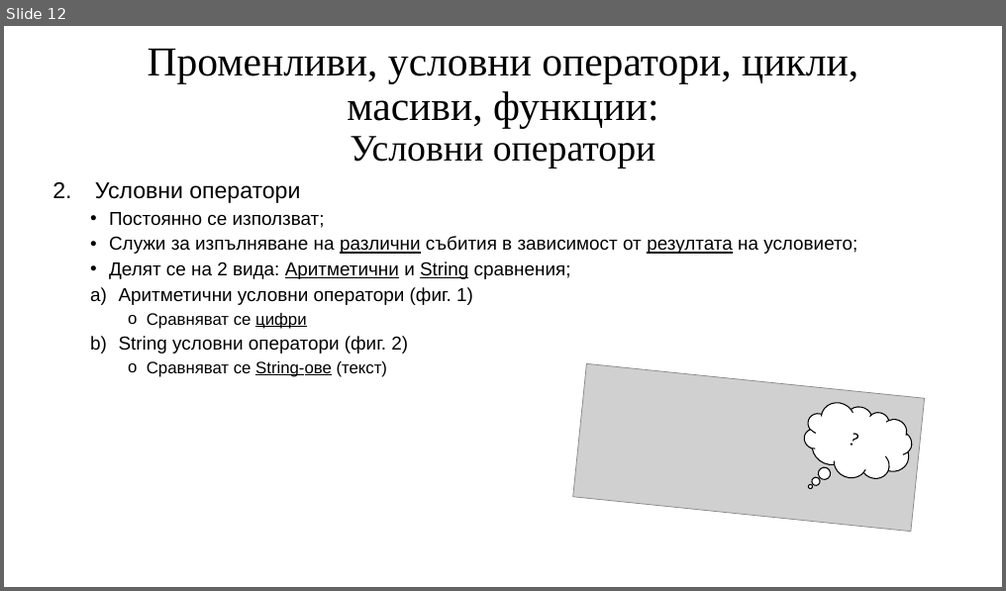
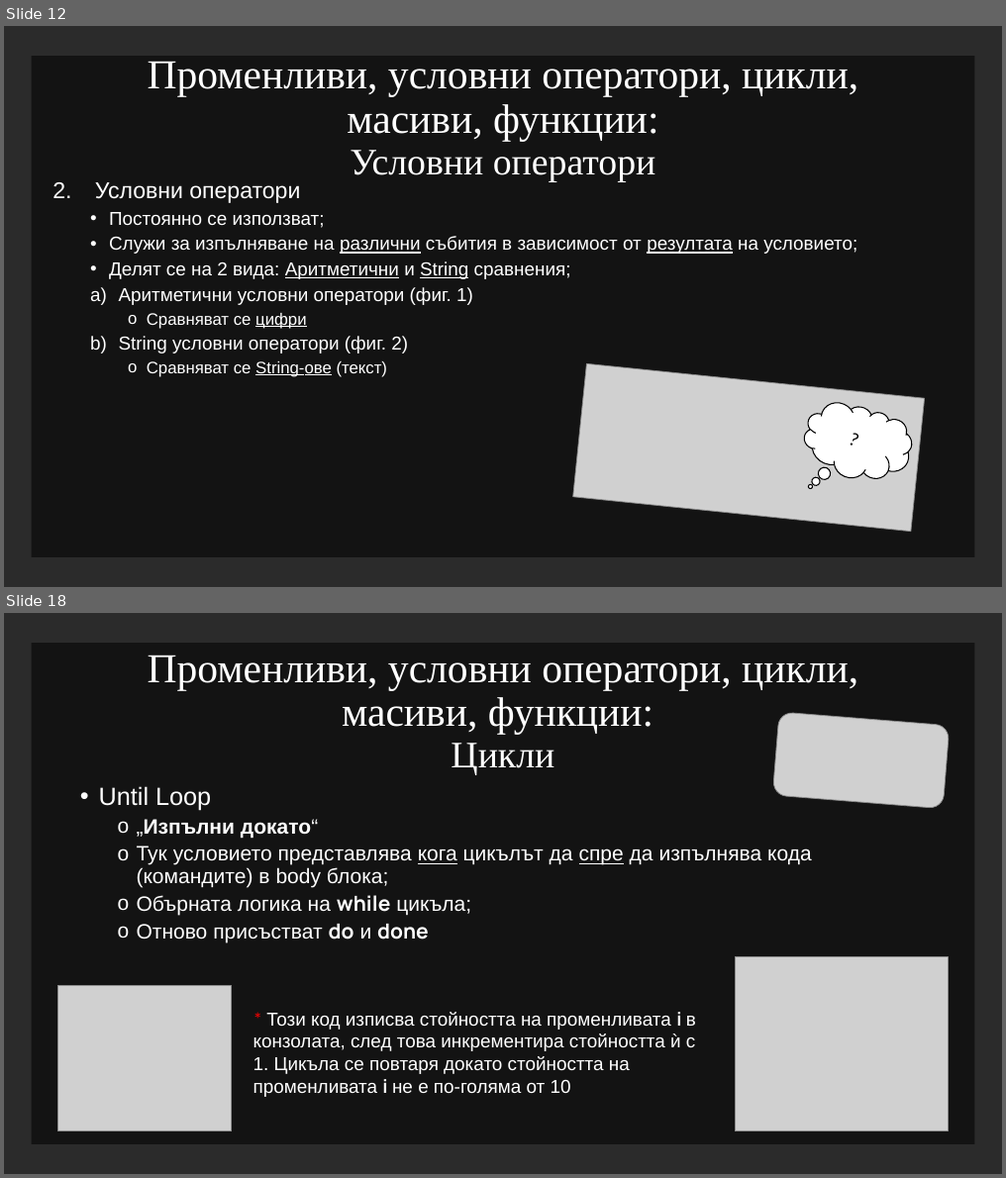
Before and after one commit to Rokyuto/School, a slide deck: Operating Systems/19205.pptx. Shown one above the other, each under a label of ours: slide 12 before the commit, slides 12 and 18 after it; the slides between them are not shown. The pictures are 1006x591 and 1006x1178 pixels, drawn with LibreOffice and Linux fonts; fonts in the diff are those of the drawing; grey boxes stand for pictures; background and template pictures are left out; a plain dark background stands for a picture behind light text. Boxes give left, top, right and bottom in pixels: in the first picture for what was removed or moved away, otherwise in the second. Text is boxed around its words. In the diff, an @@ line names an element or a change of style, - is before the commit and + after.

```diff
--- a/Operating Systems/19205.pptx
+++ b/Operating Systems/19205.pptx
@@ slide 18 added at (4, 613, 1002, 1174), background picture (left out) @@
@@ rectangle added at (31, 643, 974, 1145), fill #000000 at 55% opacity @@
@@ title added at (148, 655, 858, 775), 39.6 pt, text #FFFFFF @@
+Променливи, условни оператори, цикли, масиви, функции:
+Цикли
@@ picture added at (773, 712, 949, 808) @@
@@ text added at (99, 786, 812, 943), 20 pt, text #FFFFFF @@
+• Until Loop
+  o „Изпълни докато“
+  o Тук условието представлява кога цикълът да спре да изпълнява кода (командите) в body блока;
+  o Обърната логика на while цикъла;
+  o Отново присъстват do и done
@@ picture added at (736, 958, 948, 1132) @@
@@ picture added at (57, 986, 231, 1132) @@
@@ text added at (253, 1012, 696, 1097), 18 pt, text #FFFFFF @@
+* Този код изписва стойността на променливата i в конзолата, след това инкрементира стойността ѝ с 1. Цикъла се повтаря докато стойността на променливата i не е по-голяма от 10
@@ slide 12 changed as well @@
@@ background #FFFFFF to picture (left out) @@
@@ rectangle added at (31, 56, 974, 558), fill #000000 at 55% opacity @@
@@ title "Променливи, условни оператори, цикли, масиви, ..." at (148, 61, 858, 182): text colour #000000 to #FFFFFF @@
@@ title "Променливи, условни оператори, цикли, масиви, ...": place and size @@
-title "Променливи, условни оператори, цикли, масиви, ..." at (148, 48, 858, 169)
+title "Променливи, условни оператори, цикли, масиви, ..." at (148, 61, 858, 182)
@@ text "Условни оператори" at (95, 182, 857, 377): text colour #000000 to #FFFFFF @@
```
Also in this commit, not shown: 15 other slides changed, 14 other slides added, 2 slides removed, 13 other files.
